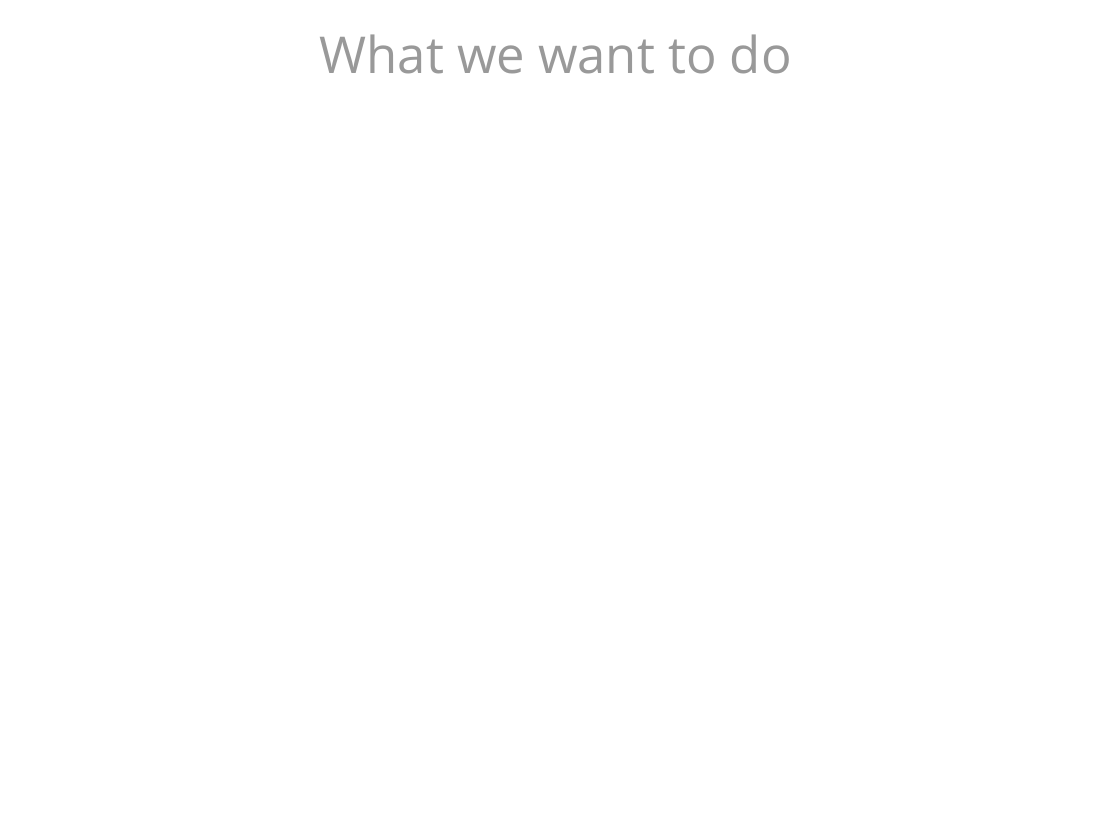
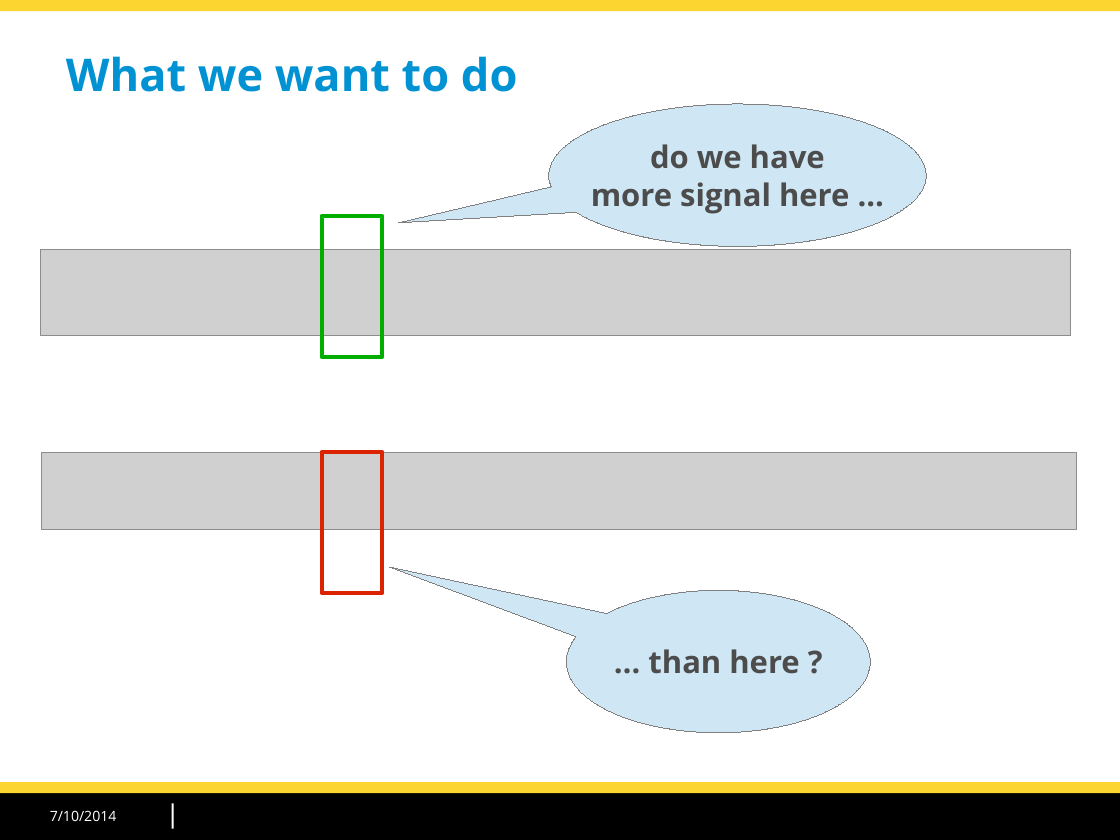
Before and after one commit to morganeTC/atelier_chip-seq_roscoff_2014, a slide deck: slide 4 of slides/chipseq_CarlHerrmann_Roscoff2014.odp. Drawn at 1120x840 pixels with LibreOffice and Linux fonts; fonts in the diff are those of the drawing; grey boxes stand for pictures; background and template pictures are left out. Boxes give left, top, right and bottom in pixels: in the first picture for what was removed or moved away, otherwise in the second. Text is boxed around its words. In the diff, an @@ line names an element or a change of style, - is before the commit and + after.

```diff
--- a/slides/chipseq_CarlHerrmann_Roscoff2014.odp
+++ b/slides/chipseq_CarlHerrmann_Roscoff2014.odp
@@ rectangle added at (x1=0, y1=0, x2=1120, y2=11), fill #FDD530 @@
@@ title "What we want to do" moved from (x1=320, y1=34, x2=792, y2=74) to (x1=66, y1=56, x2=518, y2=92) @@
@@ title "What we want to do" at (x1=66, y1=56, x2=518, y2=92): size 36 to 32 pt, text colour #999999 to #0092D2, bold on; alignment centre to left; vertical alignment middle to top @@
@@ speech bubble added at (x1=549, y1=104, x2=927, y2=246), fill #CFE7F5, outline #808080 0 pt, 22 pt, text #4C4C4C, bold @@
+do we have
+more signal here ...
@@ rectangle added at (x1=322, y1=216, x2=383, y2=358), outline #00AE00 2.83 pt @@
@@ picture added at (x1=41, y1=250, x2=1070, y2=336) @@
@@ picture added at (x1=42, y1=453, x2=1077, y2=531) @@
@@ rectangle added at (x1=322, y1=452, x2=383, y2=594), outline #DC2300 2.83 pt @@
@@ speech bubble added at (x1=566, y1=590, x2=870, y2=733), fill #CFE7F5, outline #808080 0 pt, 22 pt, text #4C4C4C, bold @@
+… than here ?
@@ rectangle added at (x1=0, y1=794, x2=1120, y2=840), fill #000000 @@
@@ rectangle added at (x1=0, y1=783, x2=1120, y2=794), fill #FDD530 @@
@@ line added from (173, 805) to (173, 828), #FFFFFF 1.42 pt @@
@@ text added at (x1=50, y1=810, x2=117, y2=821), 10 pt, text #FFFFFF @@
+7/10/2014
```
Also in this commit, not shown: 29 other slides changed, 9 slides added, 15 slides removed, 2 other files.
